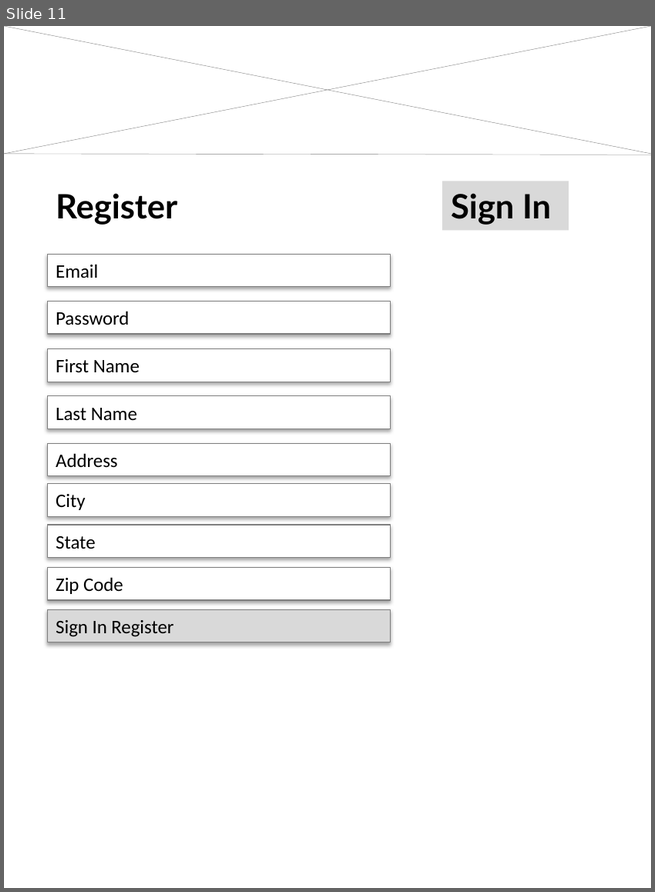
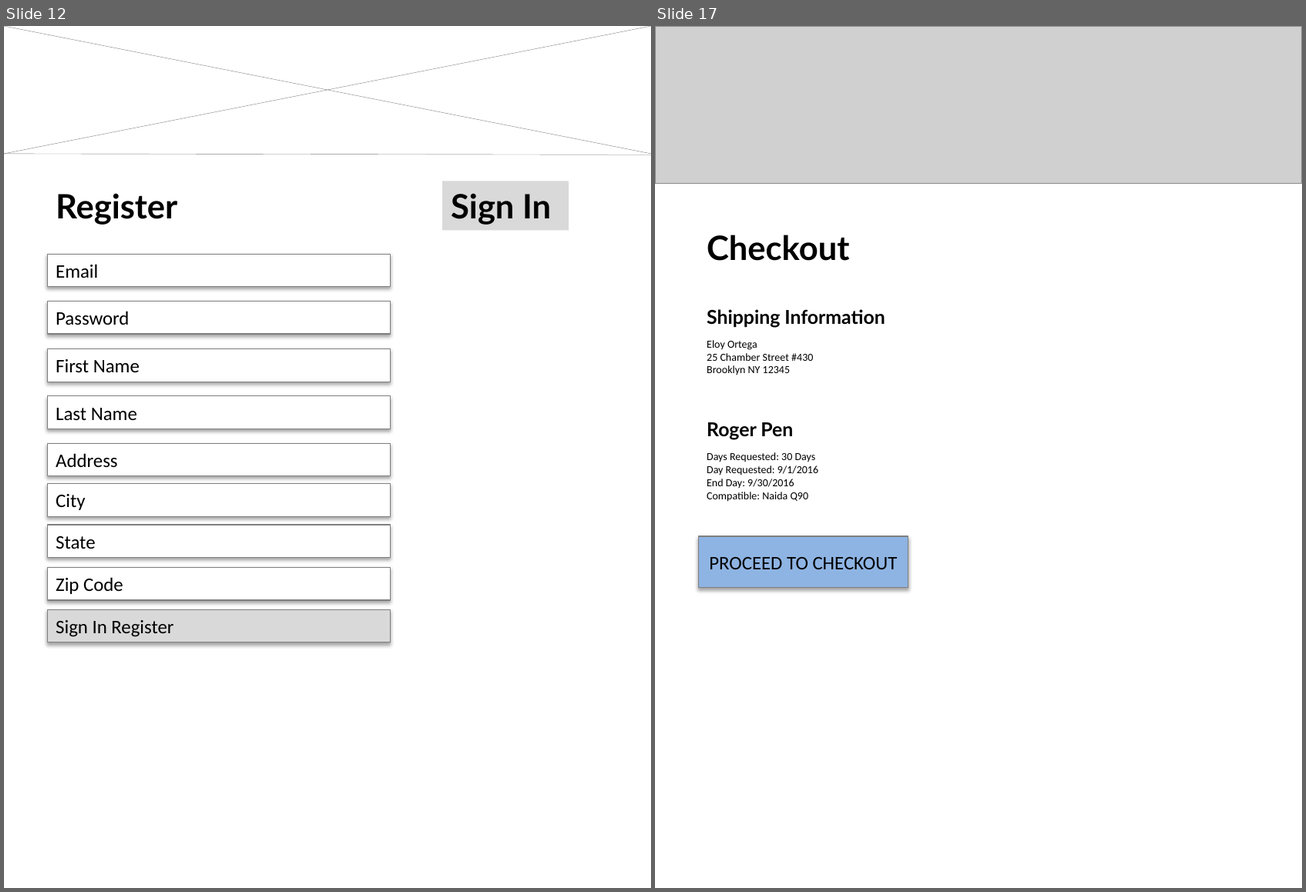
Before and after one commit to MariellaPaulino/2016, a slide deck: Homework3/DecisionTree.pptx. Shown side by side, each under a label of ours: slide 11 before the commit, slides 12 and 17 after it; the slides between them are not shown. The pictures are 655x892 and 1306x892 pixels, drawn with LibreOffice and Linux fonts; fonts in the diff are those of the drawing; grey boxes stand for pictures. Boxes give left, top, right and bottom in pixels: in the first picture for what was removed or moved away, otherwise in the second. Text is boxed around its words. In the diff, an @@ line names an element or a change of style, - is before the commit and + after.

```diff
--- a/Homework3/DecisionTree.pptx
+++ b/Homework3/DecisionTree.pptx
@@ slide 17 added at (x1=655, y1=26, x2=1302, y2=888), background #FFFFFF @@
@@ picture added at (x1=655, y1=26, x2=1302, y2=183) @@
@@ text added at (x1=707, y1=235, x2=849, y2=261), 28 pt, text #000000, bold @@
+Checkout
@@ text added at (x1=707, y1=309, x2=884, y2=328), 16 pt, text #000000, bold @@
+Shipping Information
@@ text added at (x1=707, y1=340, x2=813, y2=376), 9 pt, text #000000 @@
+Eloy Ortega
+25 Chamber Street #430
+Brooklyn NY 12345
@@ text added at (x1=707, y1=423, x2=793, y2=440), 16 pt, text #000000, bold @@
+Roger Pen
@@ text added at (x1=707, y1=453, x2=818, y2=502), 9 pt, text #000000 @@
+Days Requested: 30 Days
+Day Requested: 9/1/2016
+End Day: 9/30/2016
+Compatible: Naida Q90
@@ rectangle added at (x1=698, y1=537, x2=908, y2=588), fill #8EB4E3, outline #7F7F7F 0.75 pt, 16 pt, text #000000 @@
+PROCEED TO CHECKOUT
@@ what was slide 11 is now slide 12 @@
```
Also in this commit, not shown: 9 other slides added.
